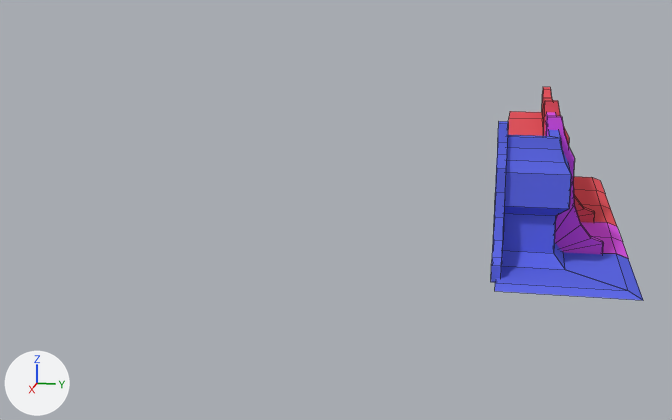
The Blender file wall_001.blend as it was, and as the next commit left it.
The view is the same before and after, from a 50 mm lens placed at (15.6, 0.26, 4.21), pointed at (0.33, -2.8, 0.39). Arrows for +X, +Y and +Z are at lower left; the lights stay in place. Mesh edges are drawn as thin lines.
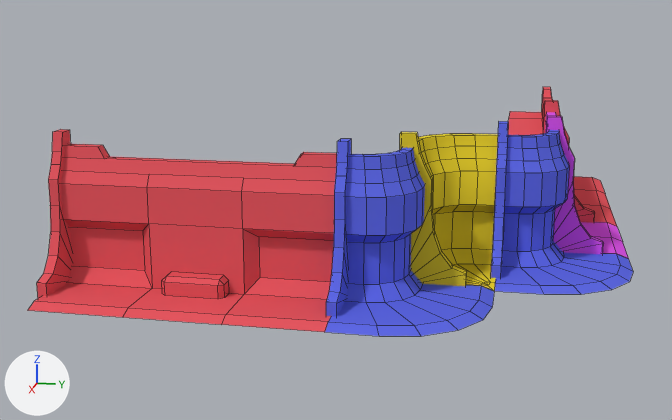
Commit message: finish corner walls

Changed parts and their boxes [x1, y1, x2, y2] in the pictures (672 x 420 px):
'Cube.005', added
    after: [28, 129, 337, 332]
'Cube.004', added (blue)
    after: [325, 139, 494, 336]
'Cube.002', reshaped (7% narrower)
    before: [491, 121, 643, 300]
    after: [491, 121, 633, 294]
'Cube.003', added (yellow)
    after: [400, 132, 498, 291]
part 1 of me_cube_001, built on
    before: [495, 130, 643, 300]
    after: [495, 130, 633, 294]

What changed in the scene script:
```text
Add mat_yellow:
    mat_yellow = diffuse_material('Yellow')
    mat_yellow.base_color = (0.8, 0.625, 0.0293)  # yellow #e7cf30
Change me_cube_001:
    used by ob_cube_002; location = (2.0, 0.0, 0.0)
    remove me_cube_001.from_pydata(...)  # 81 vertices, 62 faces, 2 loose edges; spans x -1.0..1.0, y -0.07..1.99, z 0.0..2.19
    add me_cube_001.from_pydata(...)  # 117 vertices, 101 faces, 2 loose edges; spans x -1.0..1.0, y -0.07..1.99, z 0.0..2.19
    me_cube_001 part 1
    22 vertices are removed from x -1.0..1.0, y 0.0..1.99, z 0.0..2.0
    37 faces are deleted
    7 vertices move from x -0.33..-0.17, y 0.67..0.83, z 0.26..2.0 to x -0.72..-0.17, y 0.23..0.82, z 0.26..2.0
    58 vertices are added at x -0.77..1.0, y 0.23..1.99, z 0.0..2.0
    76 new faces join them
Add me_cube_003:
    me_cube_003.from_pydata(...)  # 117 vertices, 101 faces, 2 loose edges; spans x -1.0..1.0, y -0.07..1.99, z 0.0..2.19
    me_cube_003.materials.append(mat_blue)  # blue #606be7
Add me_cube_002:
    me_cube_002.from_pydata(...)  # 115 vertices, 101 faces, 2 loose edges; spans x 1.0..3.07, y -2.0..0.0, z 0.0..2.19
    me_cube_002.polygons.foreach_set('use_smooth', [True] * 101)
    me_cube_002.materials.append(mat_yellow)  # yellow #e7cf30
Add ob_cube_005:
    ob_cube_005 = bpy.data.objects.new('Cube.005', me_cube_006.copy())  # the mesh of ob_cube_001
    ob_cube_005.location = (4.0, -6.0, 0.0)
Add ob_cube_004:
    ob_cube_004 = bpy.data.objects.new('Cube.004', me_cube_003)
    ob_cube_004.location = (4.0, -2.0, 0.0)
Add ob_cube_003:
    ob_cube_003 = bpy.data.objects.new('Cube.003', me_cube_002)
    ob_cube_003.location = (0.0, 0.0, 0.0)
```
